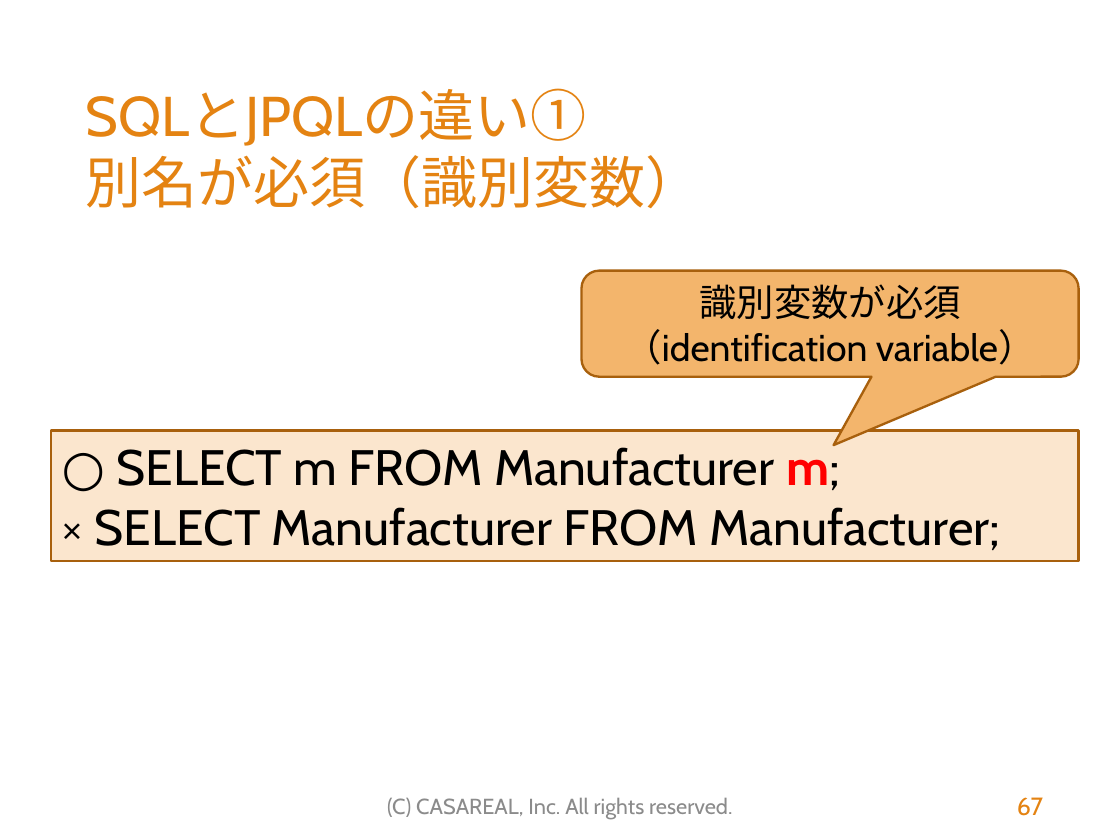
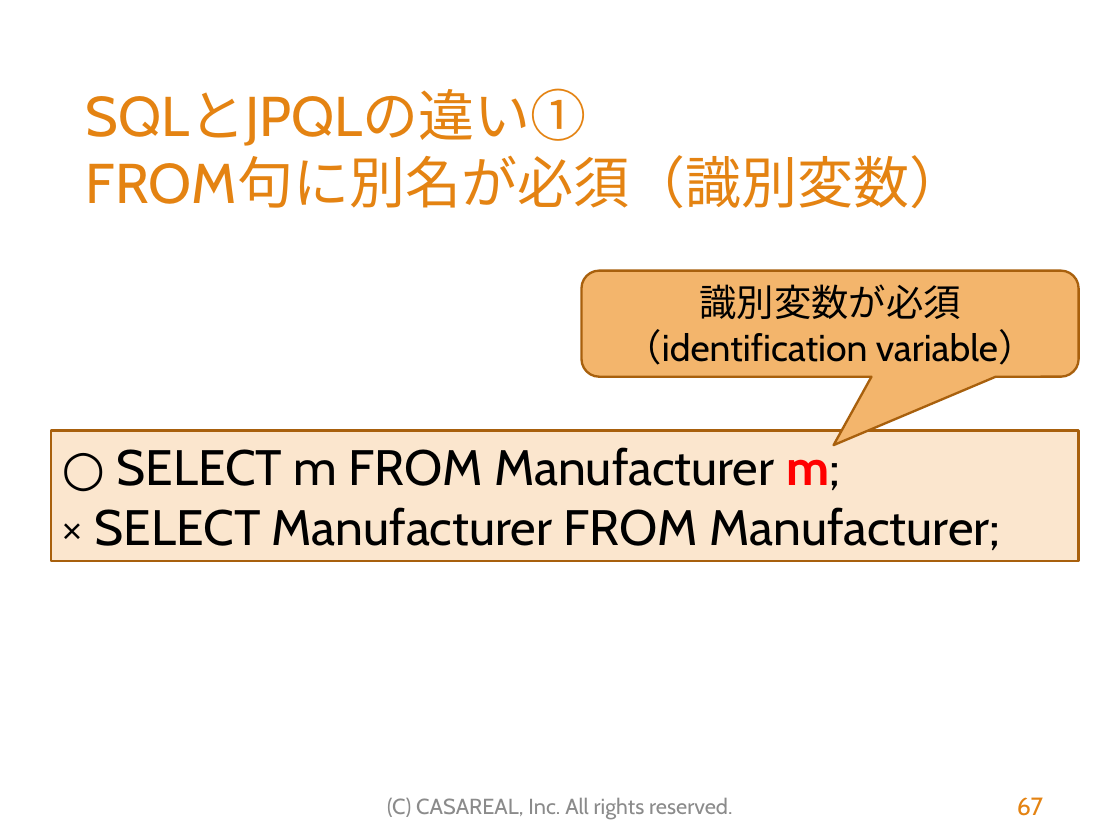
Before and after one commit to MasatoshiTada/hamaru-jpa-light, a slide deck: slide 67 of src/main/resources/はまる！JPA（初学者向けライト版）.pptx. Drawn at 1120x840 pixels with LibreOffice and Linux fonts; fonts in the diff are those of the drawing; background and template pictures are left out. Boxes give left, top, right and bottom in pixels: in the first picture for what was removed or moved away, otherwise in the second. Text is boxed around its words. In the diff, an @@ line names an element or a change of style, - is before the commit and + after.

```diff
--- a/src/main/resources/はまる！JPA（初学者向けライト版）.pptx
+++ b/src/main/resources/はまる！JPA（初学者向けライト版）.pptx
@@ title at (86,88,965,208): text changed @@
-SQLとJPQLの違い①
-別名が必須（識別変数）
+SQLとJPQLの違い①
+FROM句に別名が必須（識別変数）
```
Also in this commit, not shown: 2 other slides changed.
